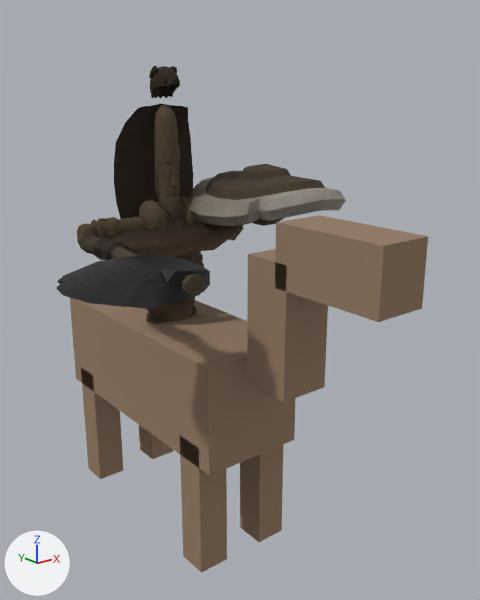
The glTF model csharp/Unciv.Godot/Packs/units/models/unit/Khan.glb, before and after one commit.
Before and after are seen from a camera (50 mm lens) standing at (-0.687, -1.079, 0.852) and looking at (0.051, -0.156, 0.483). The lights are fixed; the arrows at lower left show +X, +Y and +Z. The first picture is the older version. Where no turn or scale is listed for an object, it has been applied to the vertices. Vertices at exactly the same position are counted once.

Before the edit, the objects in view are built like this:
```python
me_horse = bpy.data.meshes.new('Horse')
me_horse.from_pydata(...)  # 64 vertices, 96 faces; spans x -0.1..0.1, y -0.56..0.325, z 0.0..0.67
me_horse.materials.append(mat_horse)  # brown #957c65
me_mesh_barbarian_hat = bpy.data.meshes.new('Mesh_Barbarian_Hat')
me_mesh_barbarian_hat.from_pydata(...)  # 373 vertices, 654 faces; spans x -0.0268..0.0268, y -0.0395..0.0281, z 0.0091..0.0657
me_mesh_barbarian_hat.materials.append(mat_fur)
me_mesh_barbarian_round_shield = bpy.data.meshes.new('Mesh_Barbarian_Round_Shield')
me_mesh_barbarian_round_shield.from_pydata(...)  # 151 vertices, 284 faces; spans x -0.158..0.158, y -0.158..0.158, z -0.052..0.067
# faces by material slot: [146, 138]
me_mesh_barbarian_round_shield.materials.append(mat_cloth)
me_mesh_barbarian_round_shield.materials.append(mat_teamcolor)
me_mesh_skinned = bpy.data.meshes.new('Mesh_skinned')
me_mesh_skinned.from_pydata(...)  # 2445 vertices, 4485 faces; spans x -0.188..0.188, y -0.085..0.084, z 0.0..0.45
# faces by material slot: [4045, 180, 180, 80]
me_mesh_skinned.materials.append(mat_wool)
me_mesh_skinned.materials.append(mat_fur)
me_mesh_skinned.materials.append(mat_leather)
me_mesh_skinned.materials.append(mat_hair)
ob_barbarian_hat = bpy.data.objects.new('Barbarian_Hat', me_mesh_barbarian_hat)
ob_barbarian_hat.location = (0.0, 0.0, 0.83)
ob_barbarian_round_shield = bpy.data.objects.new('Barbarian_Round_Shield', me_mesh_barbarian_round_shield)
ob_barbarian_round_shield.location = (0.174, -0.082, 0.652)
ob_horsemesh = bpy.data.objects.new('HorseMesh', me_horse)
ob_horsemesh.location = (0.0, 0.0, 0.0)
ob_warrior = bpy.data.objects.new('Warrior', me_mesh_skinned)
ob_warrior.location = (0.0, 0.0, 0.38)
# also in view: '1H_Axe' at (-0.241, -0.187, 0.596); 'Barbarian_Cape' at (0.0, 0.027, 0.713)
```
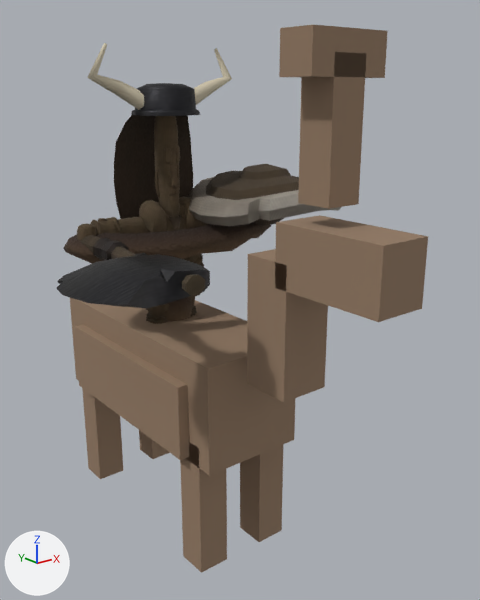
Changed parts and their boxes [x1, y1, x2, y2] in the pictures (480 x 600 px):
'HorseMesh', reshaped (53% taller): before [70, 215, 428, 573]; after [70, 25, 428, 573]
'Warrior', reshaped (23% wider, 28% taller): before [77, 104, 245, 324]; after [64, 43, 271, 324]
'Barbarian_Hat', deleted: before [149, 66, 180, 98]
part 1 of me_horse, added (brown): after [298, 52, 366, 209]
part 2 of me_horse, added (brown): after [279, 25, 388, 78]
part 3 of me_horse, added (brown): after [75, 324, 189, 460]
part 4 of me_mesh_skinned, added: after [131, 83, 200, 116]
part 5 of me_mesh_skinned, added: after [87, 43, 144, 110]
part 6 of me_mesh_skinned, added: after [193, 48, 232, 105]
part 7 of me_mesh_skinned, surface changed: before [128, 225, 244, 255]; after [64, 223, 271, 264]

What changed in the scene script:
```text
Add mat_bone:
    mat_bone = bpy.data.materials.new('Bone')
    mat_bone.use_nodes = True; mat_bone.node_tree.nodes.clear()
    _N = mat_bone.node_tree.nodes; _L = mat_bone.node_tree.links
    n0 = _N.new('ShaderNodeBsdfPrincipled'); n0.name = 'Principled BSDF'
    n0.inputs[2].default_value = 0.8  # 'Roughness'
    n1 = _N.new('ShaderNodeOutputMaterial'); n1.name = 'Material Output'
    n2 = _N.new('ShaderNodeVertexColor'); n2.name = 'Color Attribute'
    _L.new(n0.outputs[0], n1.inputs[0])  # 'BSDF' to 'Surface'
    _L.new(n2.outputs[0], n0.inputs[0])  # 'Color' to 'Base Color'
Change me_horse:
    used by ob_horsemesh; location = (0.0, 0.0, 0.0)
    remove me_horse.from_pydata(...)  # 64 vertices, 96 faces; spans x -0.1..0.1, y -0.56..0.325, z 0.0..0.67
    add me_horse.from_pydata(...)  # 96 vertices, 144 faces; spans x -0.12..0.12, y -0.56..0.325, z 0.0..0.93
    me_horse part 1: a new loose piece, a box spanning x -0.03..0.03, y -0.45..-0.39, z 0.7..0.9, in mat_horse (brown #957c65)
    me_horse part 2: a new loose piece, a box spanning x -0.07..0.07, y -0.45..-0.39, z 0.87..0.93, in mat_horse (brown #957c65)
    me_horse part 3: a new loose piece, a box spanning x -0.12..-0.1, y -0.2..0.2, z 0.23..0.37, in mat_horse (brown #957c65)
    other edits to the shape of me_horse do not show in these pictures
Change me_mesh_skinned:
    used by ob_warrior; location = (0.0, 0.0, 0.38)
    remove me_mesh_skinned.from_pydata(...)  # 2445 vertices, 4485 faces; spans x -0.188..0.188, y -0.085..0.084, z 0.0..0.45
    add me_mesh_skinned.from_pydata(...)  # 2579 vertices, 4741 faces; spans x -0.215..0.241, y -0.119..0.118, z 0.0..0.55
    me_mesh_skinned part 4: a new loose piece of 82 vertices spanning x -0.064..0.064, y -0.066..0.062, z 0.431..0.486, in mat_iron
    me_mesh_skinned part 5: a new loose piece of 26 vertices spanning x -0.153..-0.041, y -0.016..0.012, z 0.44..0.55, in mat_bone
    me_mesh_skinned part 6: a new loose piece of 26 vertices spanning x 0.041..0.153, y -0.016..0.012, z 0.44..0.55, in mat_bone
    me_mesh_skinned part 7: 96 kept faces spanning x -0.215..0.241, y -0.119..0.118, z 0.178..0.236 get new texture (UV) coordinates
    other edits to the shape of me_mesh_skinned do not show in these pictures
    add me_mesh_skinned.materials.append(mat_iron)
    add me_mesh_skinned.materials.append(mat_bone)
Remove ob_barbarian_hat:
    ob_barbarian_hat = bpy.data.objects.new('Barbarian_Hat', me_mesh_barbarian_hat)
    ob_barbarian_hat.location = (0.0, 0.0, 0.83)
```
